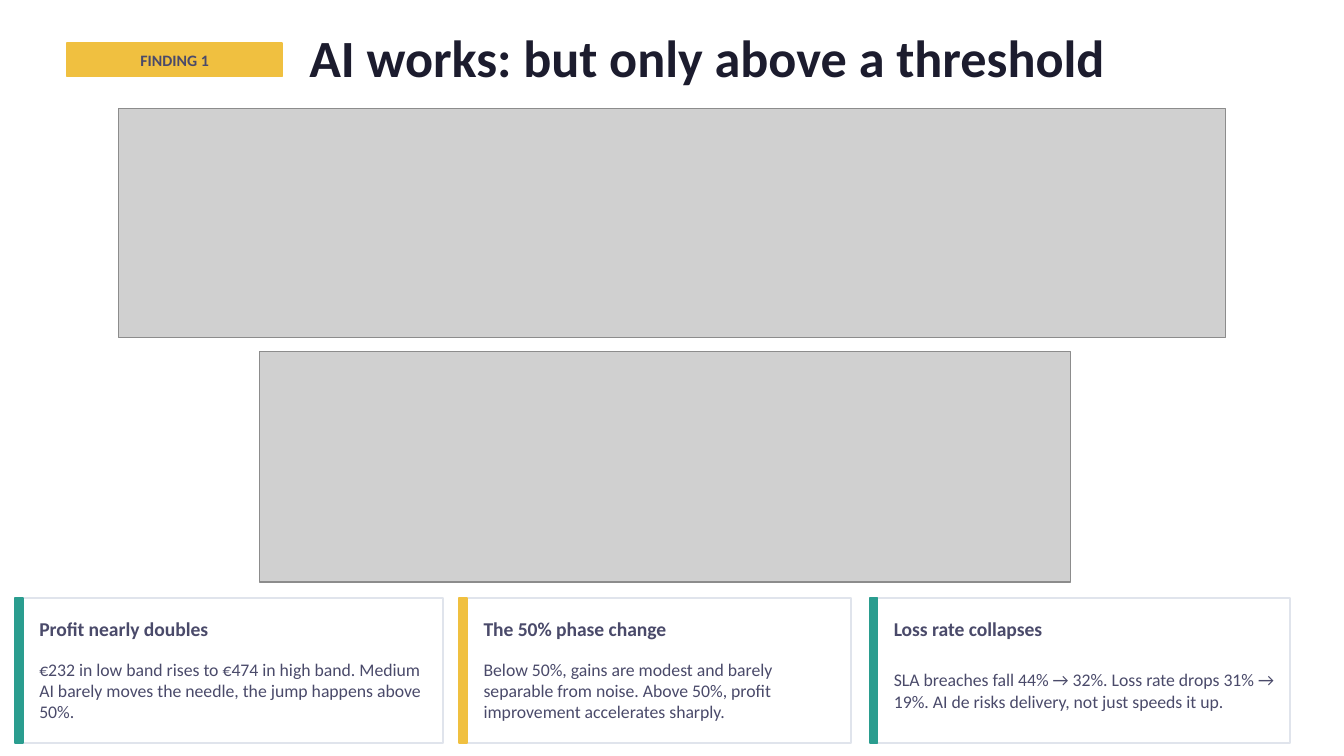
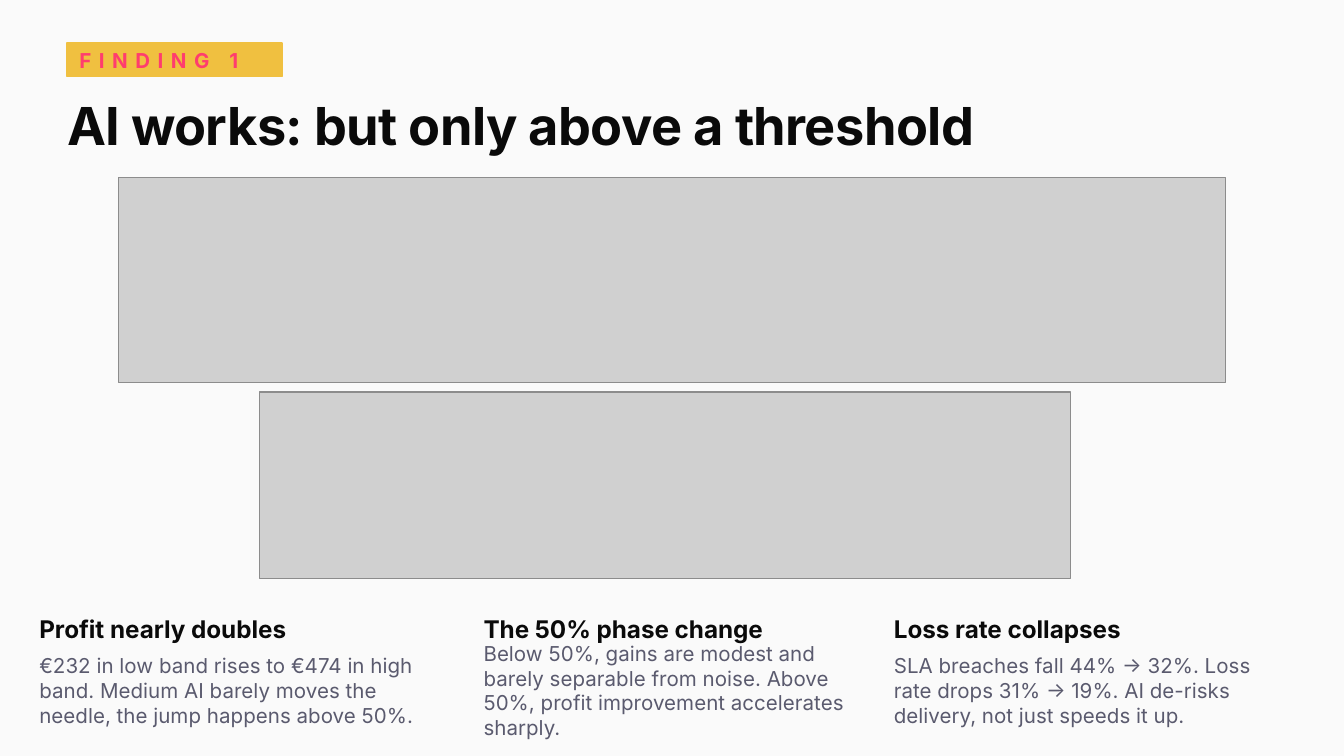
Before and after one commit to tabbba/Machine-Learning-810161, a slide deck: slide 4 of ai_productivity_alkemy_final.pptx. Drawn at 1344x756 pixels with LibreOffice and Linux fonts; fonts in the diff are those of the drawing; grey boxes stand for pictures. Boxes give left, top, right and bottom in pixels: in the first picture for what was removed or moved away, otherwise in the second. Text is boxed around its words. In the diff, an @@ line names an element or a change of style, - is before the commit and + after.

```diff
--- a/ai_productivity_alkemy_final.pptx
+++ b/ai_productivity_alkemy_final.pptx
@@ background #FFFFFF to #FAFAFA @@
@@ text "FINDING 1" at (79, 53, 238, 68): size 8.5 to 11 pt, font Calibri to Inter, text colour #4A4A6A to #FF3D6E, letter spacing 0 to 4 pt; alignment centre to left @@
@@ text "AI works: but only above ...": place and size @@
-text "AI works: but only above ..." at (309, 40, 1104, 86)
+text "AI works: but only above ..." at (67, 107, 974, 156)
@@ text "AI works: but only above ..." at (67, 107, 974, 156): font Calibri to Inter, text colour #1C1C2E to #0A0A0A, letter spacing 0 to -0.3 pt @@
@@ picture: place and size @@
-picture at (118, 109, 1226, 337)
+picture at (118, 177, 1226, 383)
@@ picture: place and size @@
-picture at (259, 351, 1070, 582)
+picture at (259, 392, 1070, 579)
@@ rectangle at (15, 598, 23, 743): fill #2A9D8F to #FF3D6E; outline #2A9D8F 1 pt to none @@
@@ rectangle at (460, 598, 466, 743): fill #F0C040 to #FF3D6E; outline #F0C040 1 pt to none @@
@@ outline #E0E4EC 1 pt to #E5E5EC 0.75 pt in 3 elements at (15, 598, 444, 743), (460, 598, 852, 743), (870, 598, 1290, 743) @@
@@ rectangle at (870, 598, 878, 743): fill #2A9D8F to #FF3D6E; outline #2A9D8F 1 pt to none @@
@@ size 10.5 to 13 pt, font Calibri to Inter, text colour #4A4A6A to #0A0A0A in 3 elements at (39, 619, 286, 643), (484, 620, 763, 644), (894, 620, 1121, 643) @@
@@ text "€232 in low band rises ..." at (39, 657, 413, 727): size 9.5 to 11 pt, font Calibri to Inter, text colour #4A4A6A to #5A5A6E @@
@@ text "Below 50%, gains are modest ..." at (484, 645, 844, 740): size 9.5 to 11 pt, font Calibri to Inter, text colour #4A4A6A to #5A5A6E @@
@@ text at (894, 657, 1251, 727): text changed; size 9.5 to 11 pt; font Calibri to Inter; text colour #4A4A6A to #5A5A6E @@
-SLA breaches fall 44% → 32%. Loss rate drops 31% → 19%. AI de risks delivery, not just speeds it up.
+SLA breaches fall 44% → 32%. Loss rate drops 31% → 19%. AI de-risks delivery, not just speeds it up.
```
Also in this commit, not shown: 14 other slides changed, 2 other files.
